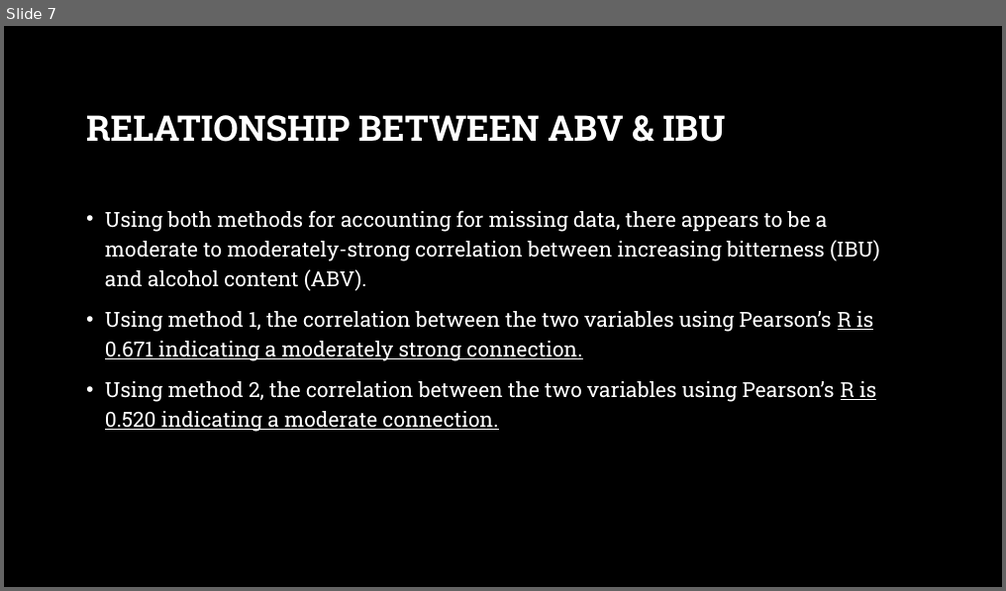
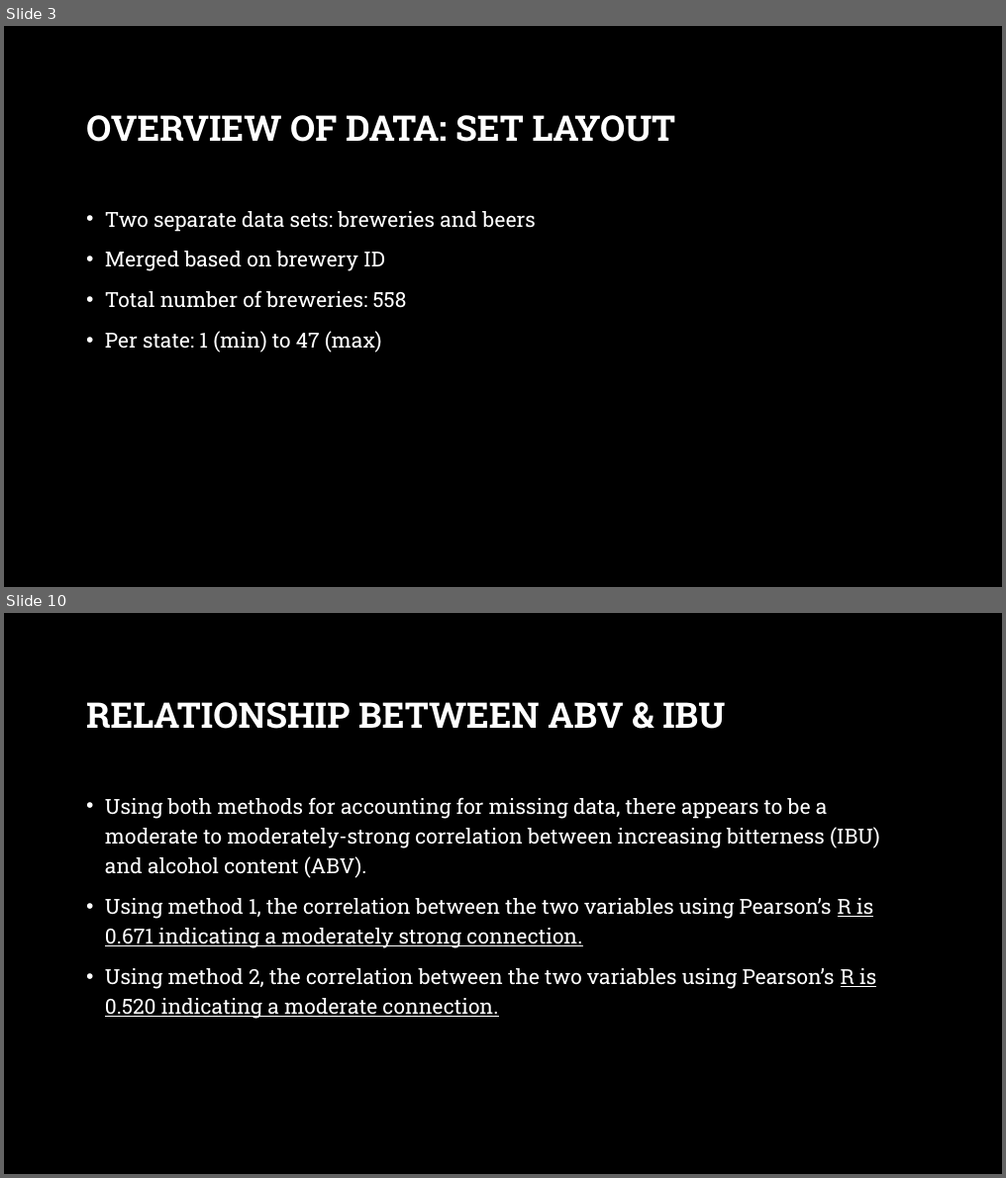
Before and after one commit to IndyD/MSDS-6306-case-study-1, a slide deck: Case Study – Budweiser Brewery Insights.pptx. Shown one above the other, each under a label of ours: slide 7 before the commit, slides 3 and 10 after it; the slides between them are not shown. The pictures are 1006x591 and 1006x1178 pixels, drawn with LibreOffice and Linux fonts; fonts in the diff are those of the drawing; background and template pictures are left out. Boxes give left, top, right and bottom in pixels: in the first picture for what was removed or moved away, otherwise in the second. Text is boxed around its words. In the diff, an @@ line names an element or a change of style, - is before the commit and + after.

```diff
--- a/Case Study – Budweiser Brewery Insights.pptx
+++ b/Case Study – Budweiser Brewery Insights.pptx
@@ slide 3 added at (4,26,1002,587), background picture (left out) @@
@@ title added at (86,115,676,142), 34 pt, text #FFFFFF, bold @@
+OVERVIEW OF DATA: SET LAYOUT
@@ text added at (105,211,536,353), 20 pt, text #FFFFFF @@
+• Two separate data sets: breweries and beers
+• Merged based on brewery ID
+• Total number of breweries: 558
+• Per state: 1 (min) to 47 (max)
@@ what was slide 7 is now slide 10 @@
```
Also in this commit, not shown: 5 slides changed, 4 other slides added, 1 slide removed.
